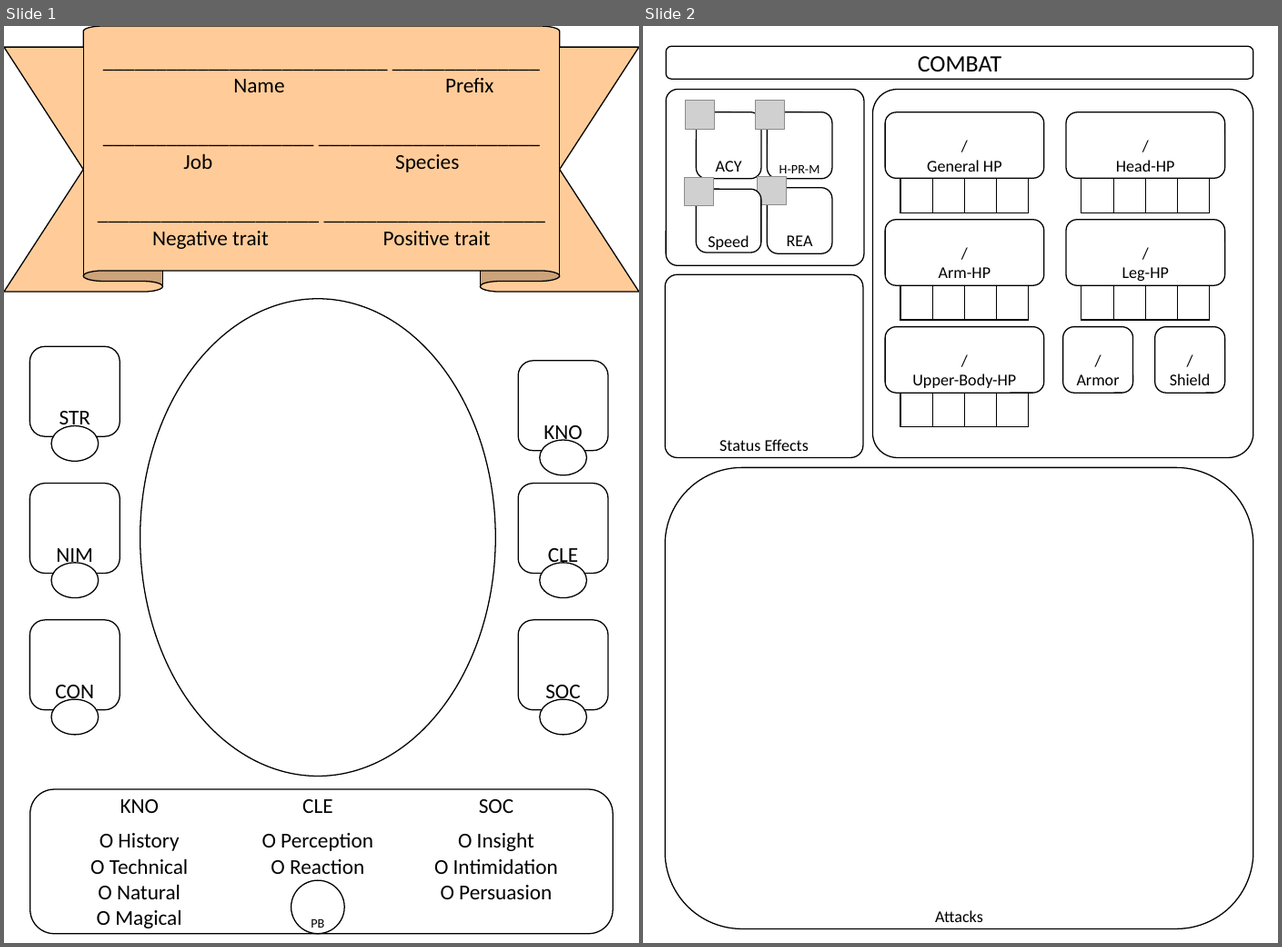
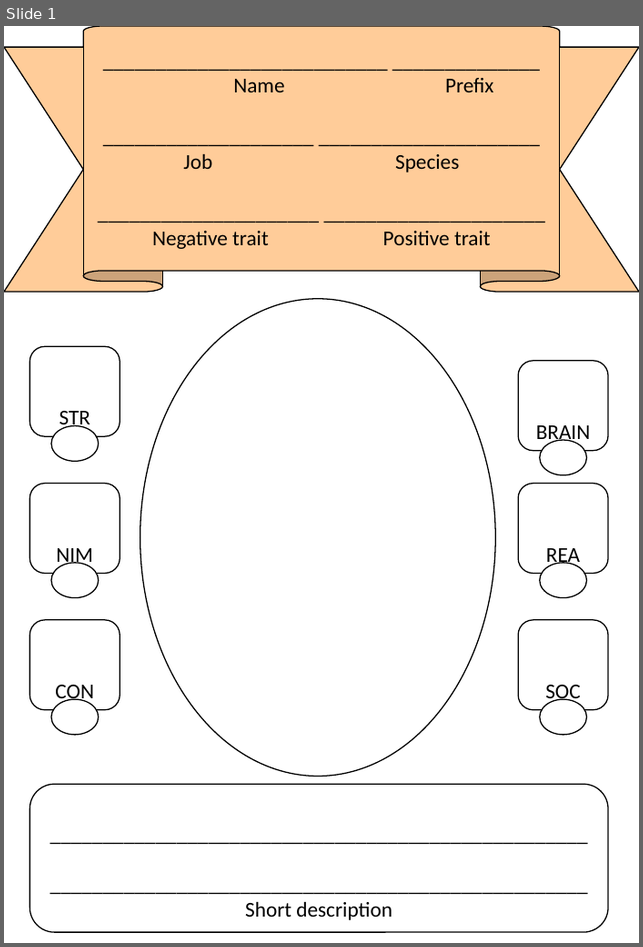
Before and after one commit to THE-YOLF/WtA, a slide deck: Character Sheet.pptx. Shown side by side, each under a label of ours: slides 1 and 2 before the commit, slide 1 after it. The pictures are 1282x947 and 643x947 pixels, drawn with LibreOffice and Linux fonts; fonts in the diff are those of the drawing; grey boxes stand for pictures. Boxes give left, top, right and bottom in pixels: in the first picture for what was removed or moved away, otherwise in the second. Text is boxed around its words. In the diff, an @@ line names an element or a change of style, - is before the commit and + after.

```diff
--- a/Character Sheet.pptx
+++ b/Character Sheet.pptx
@@ slide 2 removed at (x1=643, y1=26, x2=1278, y2=943), background #FFFFFF @@
@@ rounded rectangle removed at (x1=666, y1=46, x2=1254, y2=80) @@
-COMBAT
@@ rounded rectangle removed at (x1=666, y1=90, x2=864, y2=265) @@
@@ picture removed at (x1=686, y1=101, x2=714, y2=130) @@
@@ picture removed at (x1=756, y1=101, x2=784, y2=130) @@
@@ rounded rectangle removed at (x1=872, y1=90, x2=1254, y2=458) @@
@@ rounded rectangle removed at (x1=697, y1=112, x2=761, y2=179) @@
-ACY
@@ rounded rectangle removed at (x1=768, y1=112, x2=832, y2=179) @@
-H-PR-M
@@ rounded rectangle removed at (x1=885, y1=112, x2=1044, y2=179) @@
-/
-General HP
@@ rounded rectangle removed at (x1=1066, y1=112, x2=1225, y2=179) @@
-/
-Head-HP
@@ picture removed at (x1=685, y1=178, x2=713, y2=206) @@
@@ picture removed at (x1=758, y1=177, x2=786, y2=205) @@
@@ rounded rectangle removed at (x1=768, y1=188, x2=832, y2=254) @@
-REA
@@ table removed at (x1=901, y1=179, x2=1029, y2=206), 1 rows, 4 columns @@
- |  |  | 
@@ table removed at (x1=1082, y1=179, x2=1211, y2=206), 1 rows, 4 columns @@
- |  |  | 
@@ rounded rectangle removed at (x1=697, y1=190, x2=761, y2=253) @@
-Speed
@@ rounded rectangle removed at (x1=885, y1=220, x2=1044, y2=286) @@
-/
-Arm-HP
@@ rounded rectangle removed at (x1=1066, y1=220, x2=1225, y2=286) @@
-/
-Leg-HP
@@ rounded rectangle removed at (x1=665, y1=275, x2=863, y2=458) @@
-Status Effects
@@ table removed at (x1=901, y1=286, x2=1029, y2=314), 1 rows, 4 columns @@
- |  |  | 
@@ table removed at (x1=1082, y1=286, x2=1211, y2=314), 1 rows, 4 columns @@
- |  |  | 
@@ rounded rectangle removed at (x1=885, y1=326, x2=1044, y2=393) @@
-/
-Upper-Body-HP
@@ rounded rectangle removed at (x1=1063, y1=326, x2=1133, y2=393) @@
-/
-Armor
@@ rounded rectangle removed at (x1=1155, y1=326, x2=1225, y2=393) @@
-/
-Shield
@@ table removed at (x1=901, y1=393, x2=1029, y2=421), 1 rows, 4 columns @@
- |  |  | 
@@ rounded rectangle removed at (x1=665, y1=468, x2=1254, y2=930) @@
-Attacks
@@ slide 1 changed as well @@
@@ text in rounded rectangle at (x1=536, y1=425, x2=591, y2=445): text changed @@
-KNO
+BRAIN
@@ text in rounded rectangle at (x1=546, y1=548, x2=580, y2=567): text changed @@
-CLE
+REA
@@ rounded rectangle "___________________________________________________ ________ ..." resized from (x1=30, y1=789, x2=613, y2=935) to (x1=30, y1=785, x2=608, y2=933) @@
@@ table removed at (x1=50, y1=789, x2=585, y2=935), 2 rows, 3 columns @@
-KNO | CLE | SOC
-O History / O Technical O Natural O Magical | O Perception / O Reaction | O Insight / O Intimidation / O Persuasion
@@ ellipse removed at (x1=291, y1=880, x2=344, y2=934) @@
-PB
@@ text in rounded rectangle at (x1=245, y1=902, x2=393, y2=921): text added @@
+___________________________________________________
+___________________________________________________
+Short description
```
Also in this commit, not shown: 1 other slide changed, 1 slide added, 3 other files.
